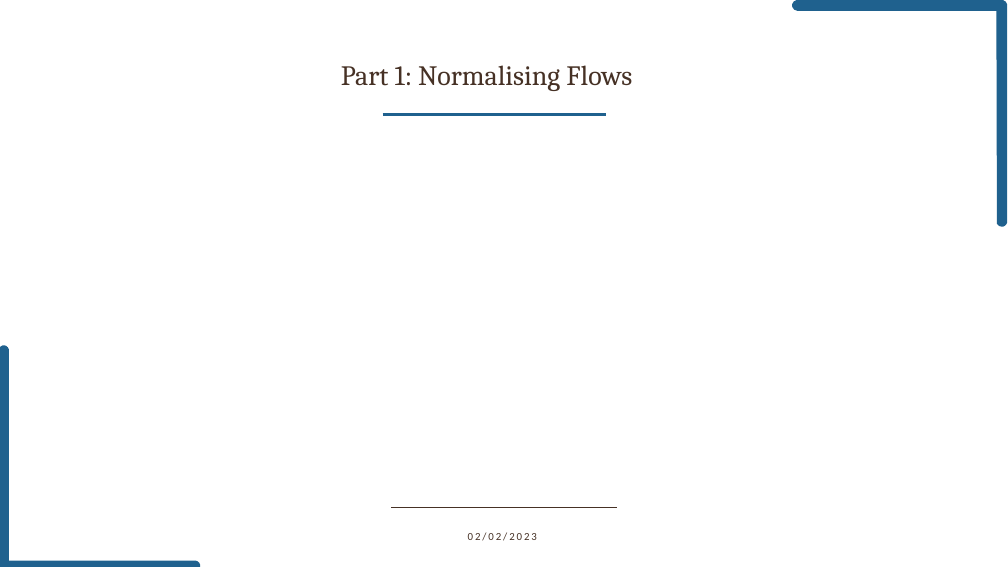
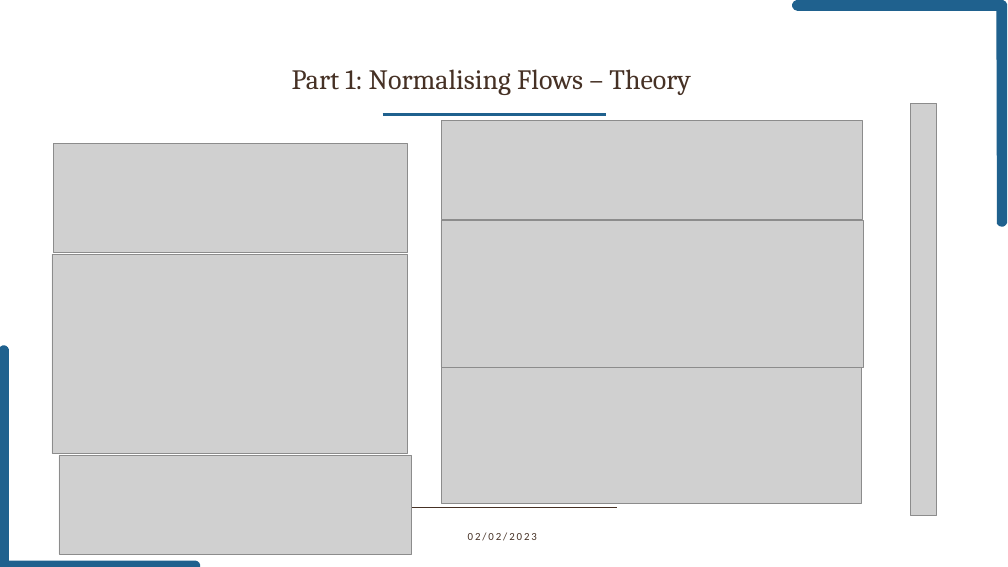
Before and after one commit to saschagaudlitz/Flash, a slide deck: slide 2 of Presentation.pptx. Drawn at 1008x567 pixels with LibreOffice and Linux fonts; fonts in the diff are those of the drawing; grey boxes stand for pictures; background and template pictures are left out. Boxes give left, top, right and bottom in pixels: in the first picture for what was removed or moved away, otherwise in the second. Text is boxed around its words. In the diff, an @@ line names an element or a change of style, - is before the commit and + after.

Commit message:
Add Presentation (pptx and pdf)

```diff
--- a/Presentation.pptx
+++ b/Presentation.pptx
@@ text at (292,69,690,95): text changed @@
-Part 1: Normalising Flows
+Part 1: Normalising Flows – Theory
@@ picture added at (910,103,937,516) @@
@@ picture added at (53,144,407,253) @@
@@ picture added at (441,120,862,219) @@
@@ picture added at (441,221,863,367) @@
@@ picture added at (52,254,407,454) @@
@@ picture added at (441,367,861,503) @@
@@ picture added at (59,456,412,554) @@
```
Also in this commit, not shown: 1 other slide changed, 1 slide added, 1 other file.
